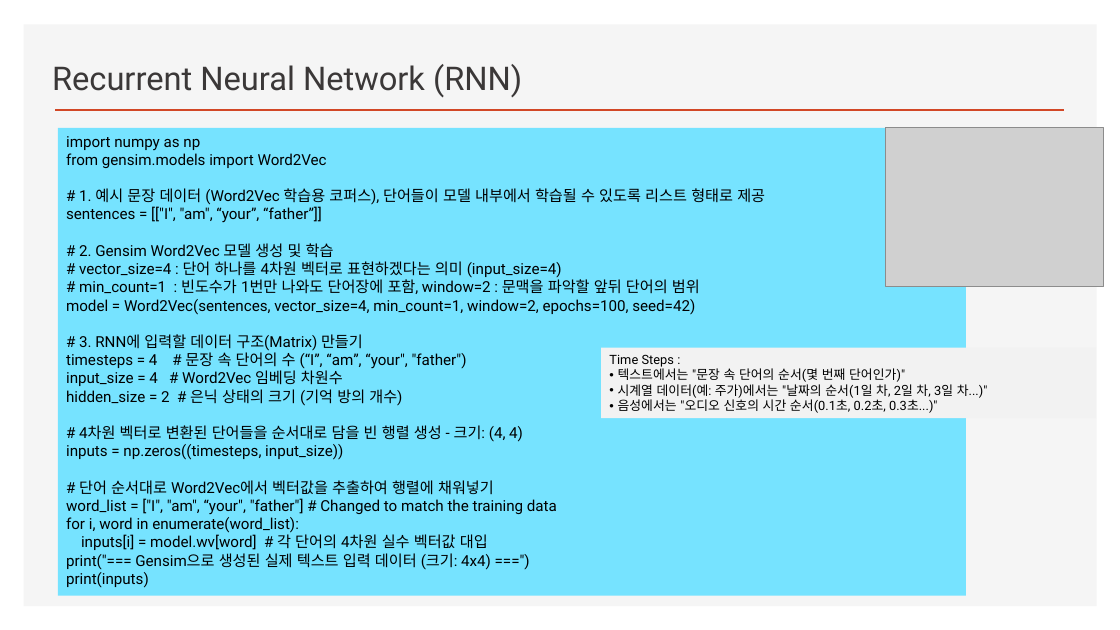
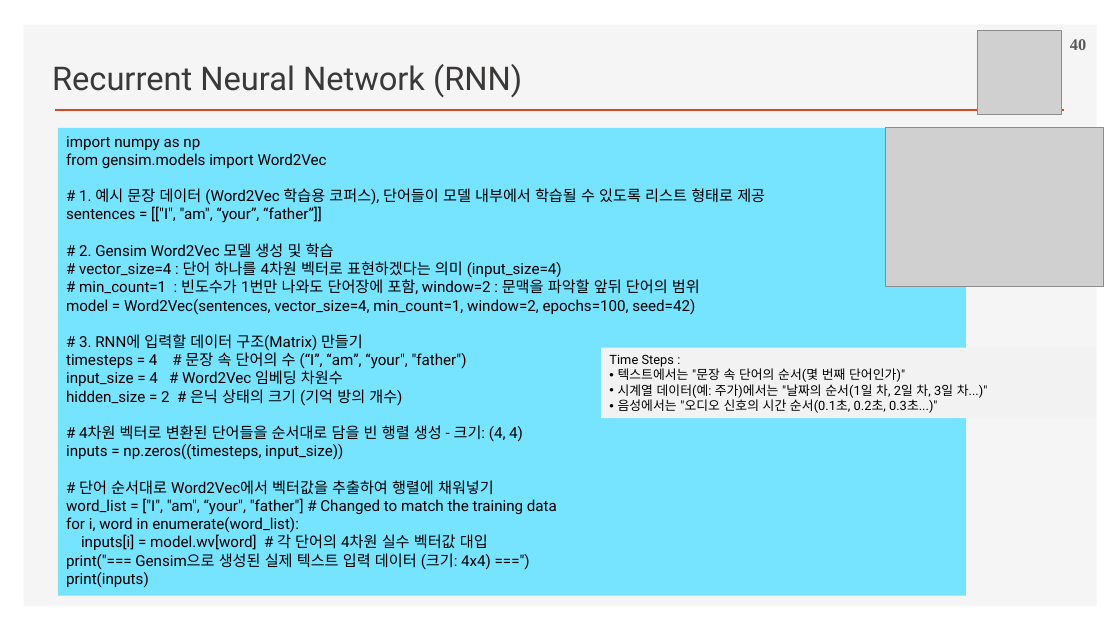
Before and after one commit to ancestor9/2026_Fall_Deep-Learning-with-Python, a slide deck: slide 40 of Chapter 13 Timeseries forecasting.pptx (slide 31 before the commit). Drawn at 1120x630 pixels with LibreOffice and Linux fonts; fonts in the diff are those of the drawing; grey boxes stand for pictures; background and template pictures are left out. Boxes give left, top, right and bottom in pixels: in the first picture for what was removed or moved away, otherwise in the second. Text is boxed around its words. In the diff, an @@ line names an element or a change of style, - is before the commit and + after.

```diff
--- a/Chapter 13 Timeseries forecasting.pptx
+++ b/Chapter 13 Timeseries forecasting.pptx
@@ picture added at (x1=977, y1=31, x2=1061, y2=115) @@
@@ page number added at (x1=1070, y1=39, x2=1086, y2=50), 14 pt, text #595959, bold @@
+40
```
Also in this commit, not shown: 17 other slides changed, 7 slides added.
